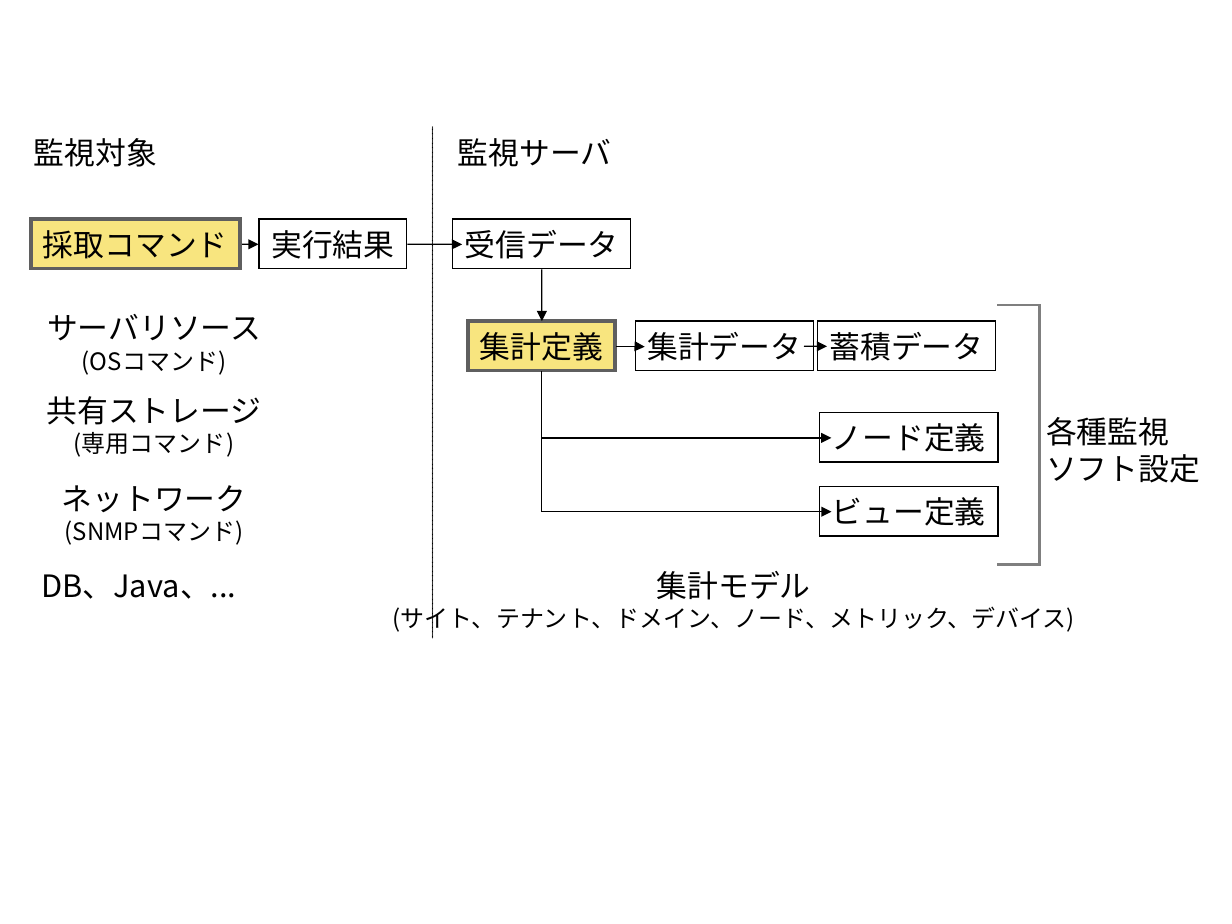
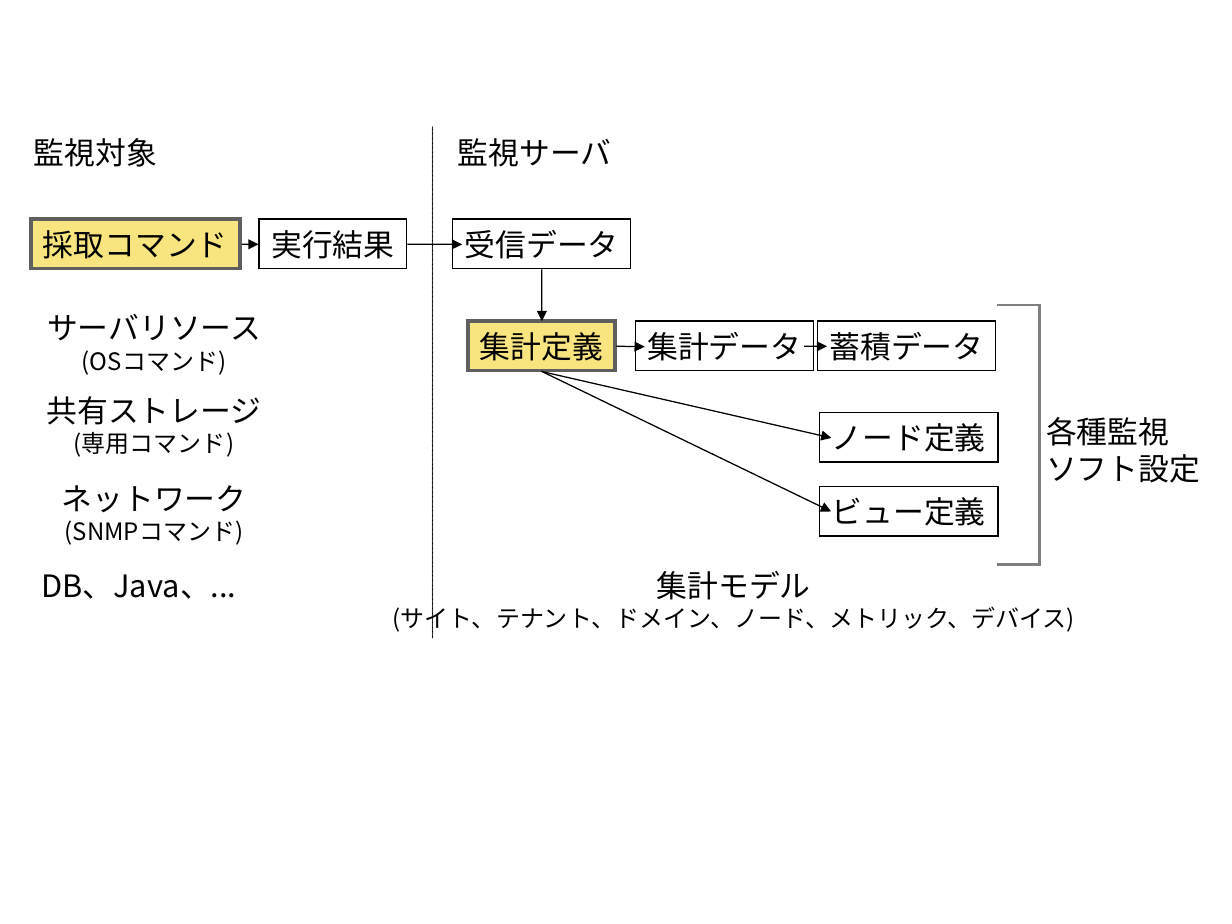
Before and after one commit to getperf/getperf, a slide deck: slide 16 of docs/ja/sphinx-doc/misc/figure_jp.ppt. Drawn at 1232x924 pixels with LibreOffice and Linux fonts; fonts in the diff are those of the drawing. Boxes give left, top, right and bottom in pixels: in the first picture for what was removed or moved away, otherwise in the second. Text is boxed around its words. In the diff, an @@ line names an element or a change of style, - is before the commit and + after.

```diff
--- a/docs/ja/sphinx-doc/misc/figure_jp.ppt
+++ b/docs/ja/sphinx-doc/misc/figure_jp.ppt
@@ elbow arrow (541, 371) - (832, 511): elbow arrow to arrow; route changed @@
@@ elbow arrow (542, 372) - (832, 437): elbow arrow to arrow; route changed @@
@@ font Calibri to Arial in 3 elements at bbox=[468, 322, 616, 371], bbox=[819, 413, 998, 462], bbox=[819, 487, 998, 536] @@
```
Also in this commit, not shown: 13 other slides changed, 3 slides added, 5 other files.
